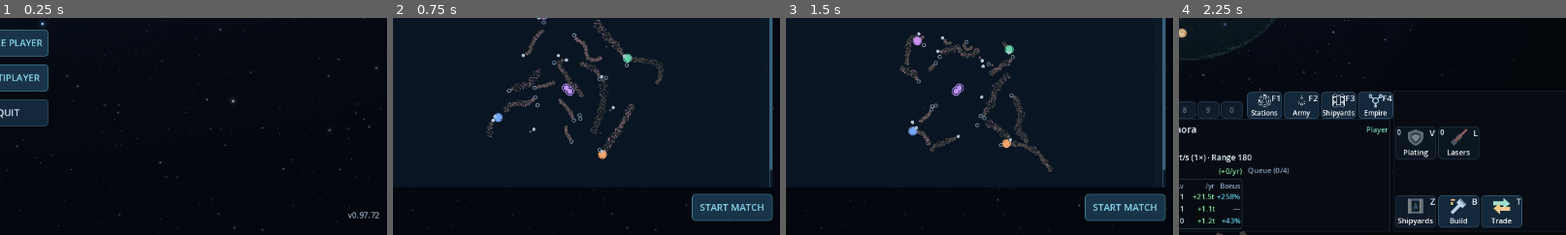
Above: before the commit, frames 1-4 (left to right).
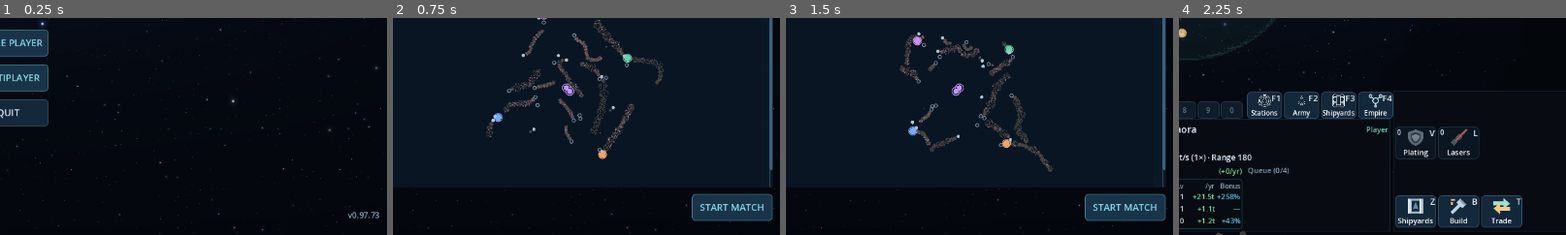
Above: after the commit, the same moments.

Repository: Allumnium/krangblade
Game: Godot game, scene res://scenes/main.tscn
The game is run twice, just before and just after one commit, with the same random seed, the same clock (stepped at 60 frames per second) and the same inputs.
Inputs (mouse positions are % of the whole screen's width and height, from its top left):
- Up to frame 1 (0.25 s): no input
- Up to frame 2 (0.75 s): click "SINGLE PLAYER" at 0.5 s
- Up to frame 3 (1.5 s): click (66, 37) at 1.27 s; type "12" at 1.35 s
- Up to frame 4 (2.25 s): click "START MATCH" at 2 s
The pictures show only the part of the screen within x 49-99%, y 50-100%; the shares and areas given below are measured in that part.

The runs differ from the first frame. In frame 1, less than 0.1% of the frame differs, in the area x 96-98%, y 89-93%; in frame 2, nothing differs; in frame 3, nothing differs; in frame 4, 0.4%, in the area x 55-67%, y 81-97%.
Error before the commit: Parse Error: Cannot find member "source_code" in base "res://scripts/economy_rules.gd". (res://scripts/authority_worker.gd:32)

Commit message:
v0.97.73: Fix authority worker source parser error

Diff:
--- a/project.godot
+++ b/project.godot
@@ -3,7 +3,7 @@
 
 [application]
 config/name="Warbound"
-config/version="0.97.72"
+config/version="0.97.73"
 run/main_scene="res://scenes/main.tscn"
 config/features=PackedStringArray("4.7", "GL Compatibility")
 config/description="A multiplayer territory-control RTS prototype."
--- a/scripts/authority_worker.gd
+++ b/scripts/authority_worker.gd
@@ -29,9 +29,14 @@
 			# Some engine builds may reuse cached script resources. In the
 			# editor, compile an anonymous copy before starting any thread.
 			_rules = null
-			if not ECON.source_code.is_empty():
+			# A preloaded GDScript class exposes its static API, not Script
+			# resource properties. Read the editor source file explicitly.
+			var source: String = ""
+			if FileAccess.file_exists("res://scripts/economy_rules.gd"):
+				source = FileAccess.get_file_as_string("res://scripts/economy_rules.gd")
+			if not source.is_empty():
 				var isolated := GDScript.new()
-				isolated.source_code = ECON.source_code
+				isolated.source_code = source
 				if isolated.reload() == OK and _independent_rules(isolated):
 					_rules = isolated
 			if _rules == null:
Not shown, changed: AGENTS.md
Not shown, changed: THOUGHTS.md
Not shown, changed: TODO.md
